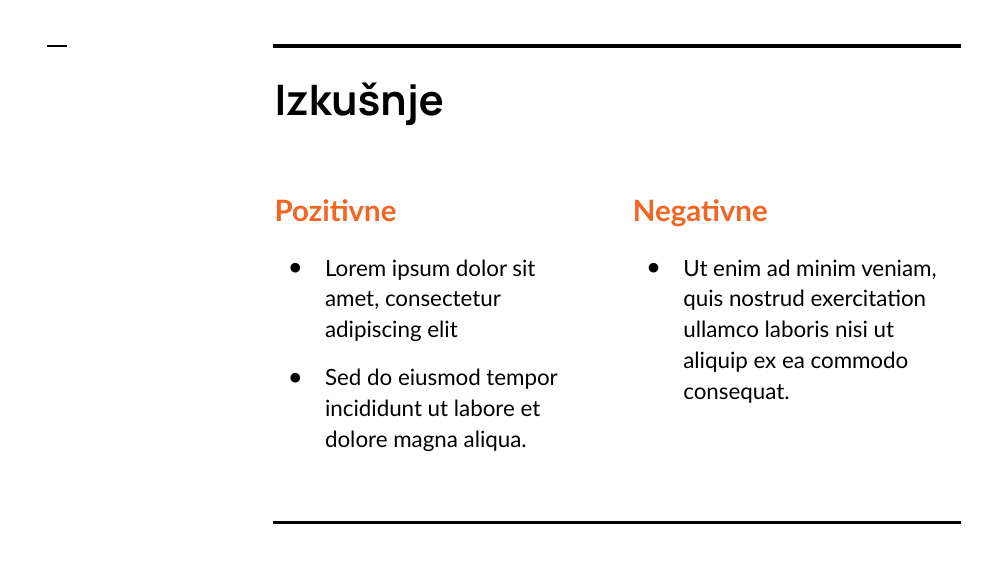
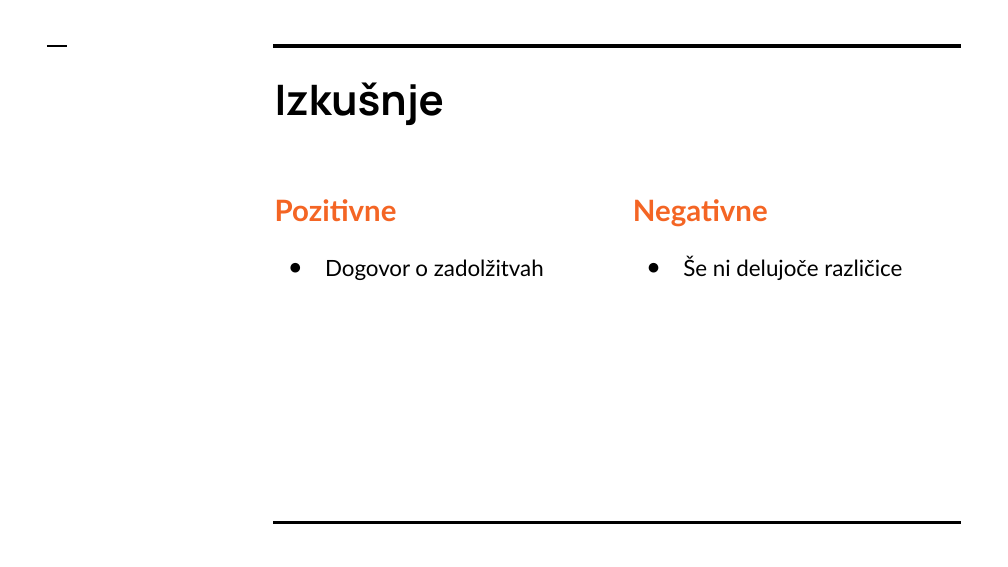
Before and after one commit to MatijaDolzan/Praktikum7, a slide deck: slide 6 of Seminar #1 Programiranje 2.pptx. Drawn at 1008x567 pixels with LibreOffice and Linux fonts; fonts in the diff are those of the drawing. Boxes give left, top, right and bottom in pixels: in the first picture for what was removed or moved away, otherwise in the second. Text is boxed around its words. In the diff, an @@ line names an element or a change of style, - is before the commit and + after.

```diff
--- a/Seminar #1 Programiranje 2.pptx
+++ b/Seminar #1 Programiranje 2.pptx
@@ text at <box>325,259,544,280</box>: text changed @@
-● Lorem ipsum dolor sit amet, consectetur adipiscing elit
-● Sed do eiusmod tempor incididunt ut labore et dolore magna aliqua.
+● Dogovor o zadolžitvah
@@ text at <box>683,256,902,280</box>: text changed @@
-● Ut enim ad minim veniam, quis nostrud exercitation ullamco laboris nisi ut aliquip ex ea commodo consequat.
+● Še ni delujoče različice
```
Also in this commit, not shown: 2 other slides changed.
